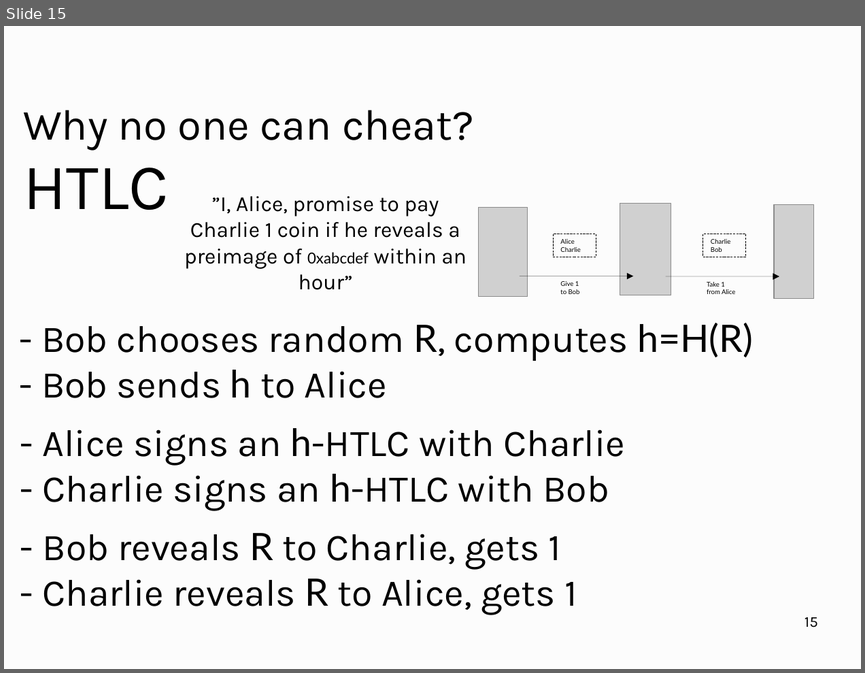
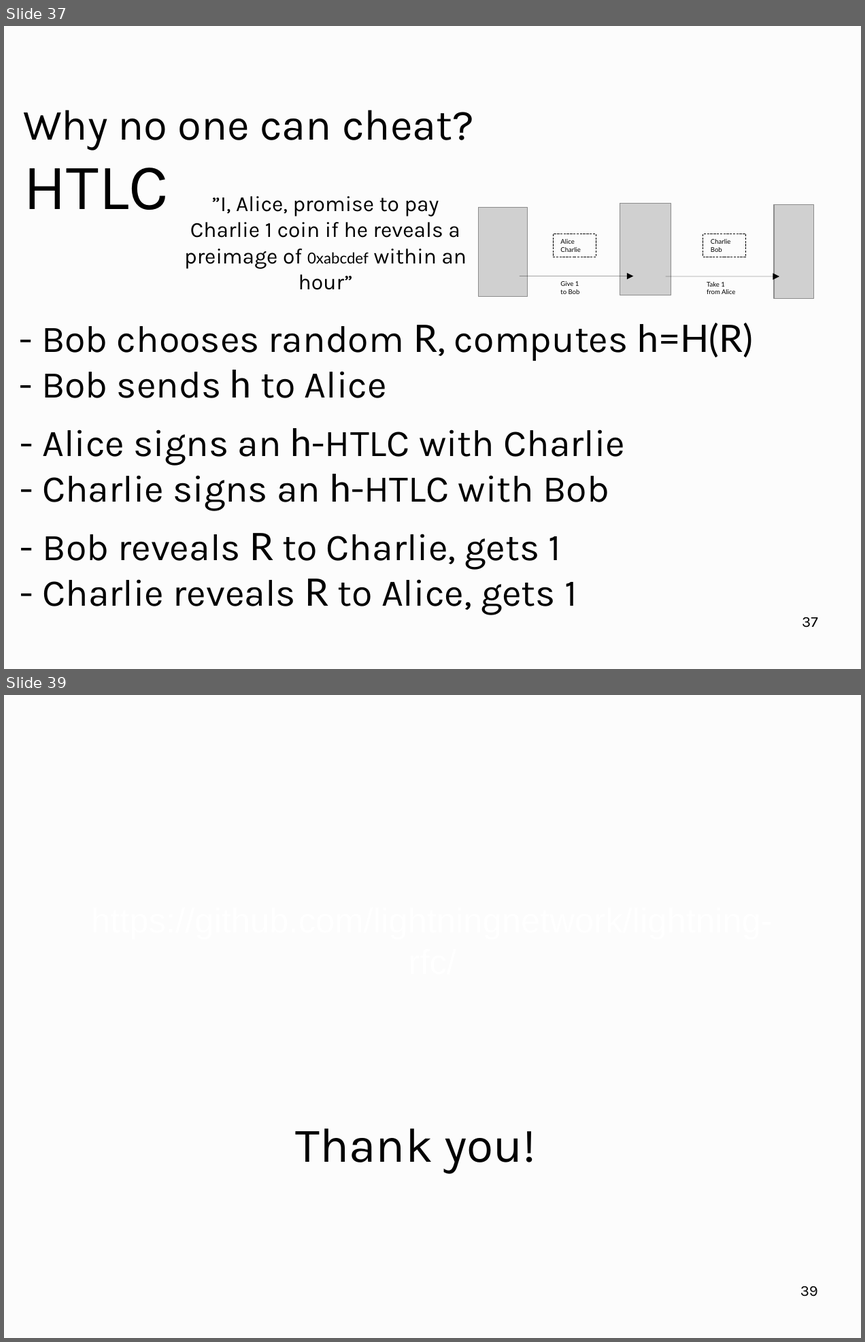
Before and after one commit to OrfeasLitos/PaymentChannels, a slide deck: ln-slides/slides.odp. Shown one above the other, each under a label of ours: slide 15 before the commit, slides 37 and 39 after it; the slides between them are not shown. The pictures are 865x673 and 865x1342 pixels, drawn with LibreOffice and Linux fonts; fonts in the diff are those of the drawing; grey boxes stand for pictures. Boxes give left, top, right and bottom in pixels: in the first picture for what was removed or moved away, otherwise in the second. Text is boxed around its words. In the diff, an @@ line names an element or a change of style, - is before the commit and + after.

```diff
--- a/ln-slides/slides.odp
+++ b/ln-slides/slides.odp
@@ slide 39 added at <box>4,695,861,1338</box>, background #FCFCFC @@
@@ title added at <box>296,1128,536,1173</box>, 45 pt, text #000000 @@
+Thank you!
@@ page number added at <box>800,1286,818,1296</box>, 14 pt, text #000000 @@
+39
@@ what was slide 15 is now slide 37 @@
@@ page number at <box>802,616,818,627</box>: text changed @@
-15
+37
```
Also in this commit, not shown: 2 slides changed, 27 other slides added, 5 slides removed, 1 other file.
